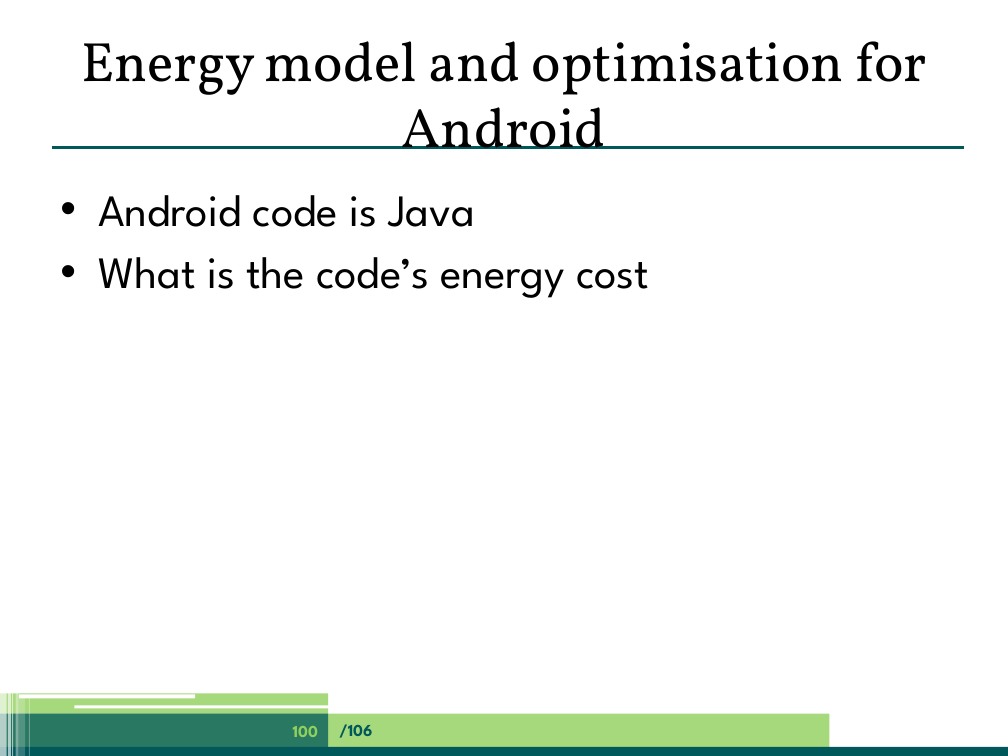
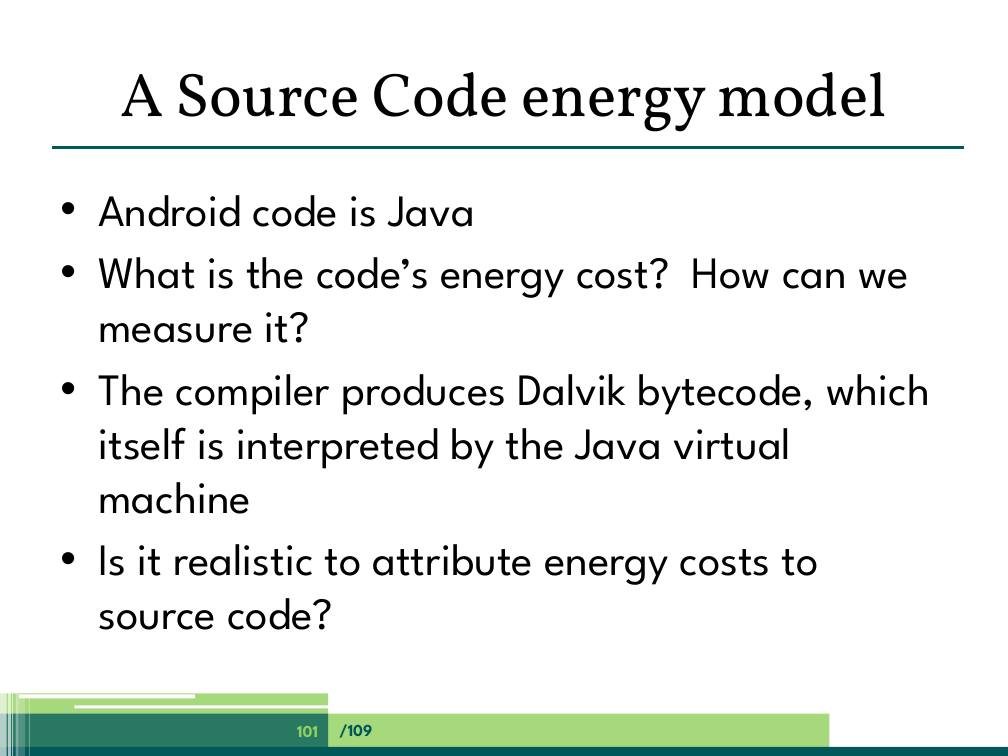
Before and after one commit to jpgallagher/ict-e-summerschool-aalborg, a slide deck: slide 101 of summerschool-aalborg-jpg.pptx (slide 100 before the commit). Drawn at 1008x756 pixels with LibreOffice and Linux fonts; fonts in the diff are those of the drawing. Boxes give left, top, right and bottom in pixels: in the first picture for what was removed or moved away, otherwise in the second. Text is boxed around its words. In the diff, an @@ line names an element or a change of style, - is before the commit and + after.

Commit message:
Added Xueliang's model

```diff
--- a/summerschool-aalborg-jpg.pptx
+++ b/summerschool-aalborg-jpg.pptx
@@ title at (120,72,888,132): text changed; size 39.6 to 44 pt @@
-Energy model and optimisation for Android
+A Source Code energy model
@@ text at (98,257,930,630): text changed @@
-• What is the code’s energy cost
+• What is the code’s energy cost? How can we measure it?
+• The compiler produces Dalvik bytecode, which itself is interpreted by the Java virtual machine
+• Is it realistic to attribute energy costs to source code?
@@ page number at (297,726,318,737): text changed @@
-100
+101
@@ text at (339,724,372,738): text changed @@
-/106
+/109
```
Also in this commit, not shown: 104 other slides changed, 2 slides added.
